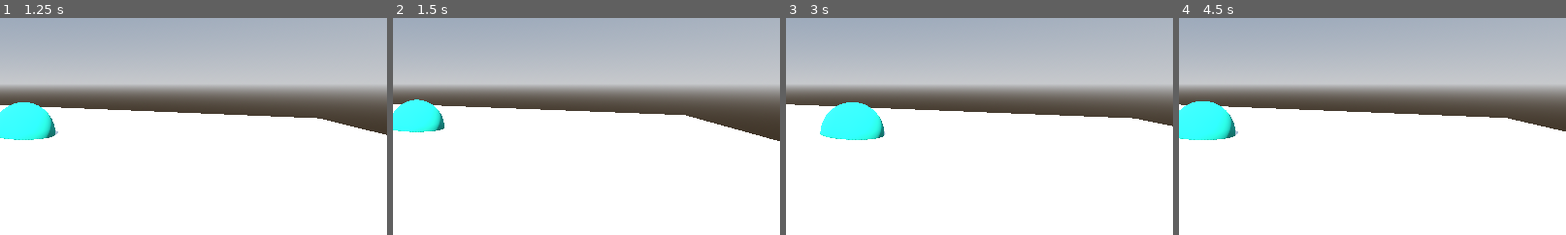
Above: before the commit, frames 1-4 (left to right).
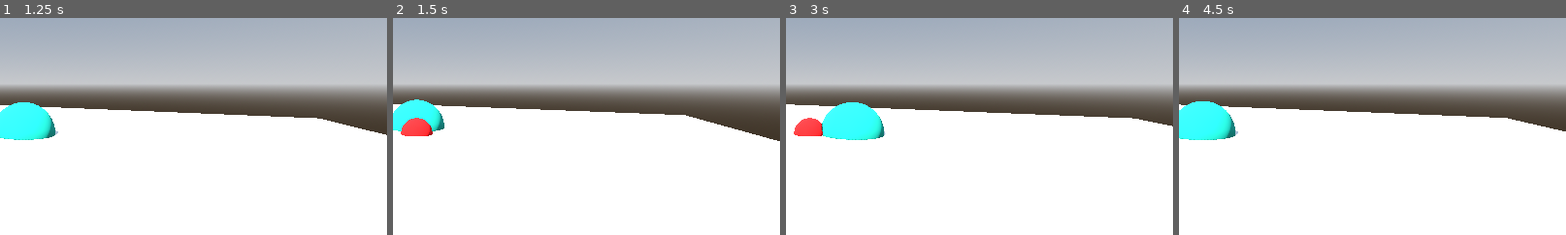
Above: after the commit, the same moments.

Repository: tyson-nw/godot_FreeLookCamera
Game: Godot game, scene res://Scenes/world.tscn
The game is run twice, just before and just after one commit, with the same random seed, the same clock (stepped at 60 frames per second) and the same inputs.
Inputs (mouse positions are % of the whole screen's width and height, from its top left):
- Up to frame 1 (1.25 s): tap Enter at 0.5 s; move the mouse to (72, 45) at 0.52 s; tap Middle mouse button (flc_activate_zoom) at 0.6 s; click (72, 45) at 0.67 s
- Up to frame 2 (1.5 s): tap Space at 1.25 s; move the mouse to (30, 55) at 1.27 s; tap S (flc_camera_back) at 1.35 s; click (30, 55) at 1.42 s
- Up to frame 3 (3 s): tap Enter at 2 s; move the mouse to (60, 28) at 2.02 s; tap W (flc_camera_foreward) at 2.1 s; click (60, 28) at 2.17 s; tap Space at 2.75 s; move the mouse to (45, 70) at 2.77 s; tap A (flc_camera_left) at 2.85 s; click (45, 70) at 2.92 s
- Up to frame 4 (4.5 s): tap Enter at 3.5 s; move the mouse to (80, 65) at 3.52 s; tap D (flc_camera_right) at 3.6 s; click (80, 65) at 3.67 s; tap Space at 4.25 s; move the mouse to (20, 35) at 4.27 s; tap Mouse wheel up (flc_zoom_in) at 4.35 s; click (20, 35) at 4.42 s
The pictures show only the part of the screen within x 47-97%, y 23-73%; the shares and areas given below are measured in that part.

Frame 1 is identical in both runs. In frame 2, 0.5% of the frame differs, in the area x 2-11%, y 45-55%; in frame 3, 0.5%; in frame 4, nothing differs.

Commit message:
cleared temp file

Diff:
--- a/Scenes/world.tscn
+++ b/Scenes/world.tscn
@@ -50,6 +50,7 @@
 
 [node name="FreeLookCamera" type="Node3D" parent="."]
 script = ExtResource("1_eyj6w")
+show_target = true
 
 [node name="Dolly" type="Node3D" parent="FreeLookCamera"]
 
Not shown, removed: Scenes/wor826B.tmp
